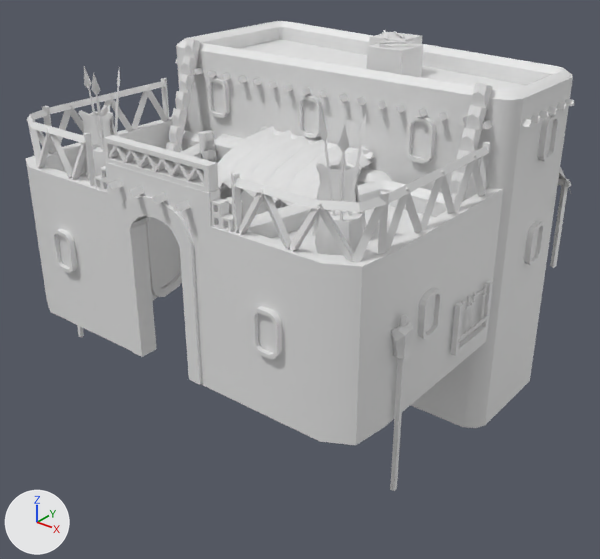
One commit to the COLLADA model art/meshes/structural/garamantes/barracks.dae: the scene before it, then after it.
Before and after are seen from a 50 mm camera at (21.8, -25.5, 16.8) aimed at (0.7, 0.9, 0.5). Every picture has the same lights, and +X, +Y and +Z are marked at lower left. The older version comes first. Vertices at exactly the same position are counted once.

Objects in the first picture: 'barracks'.
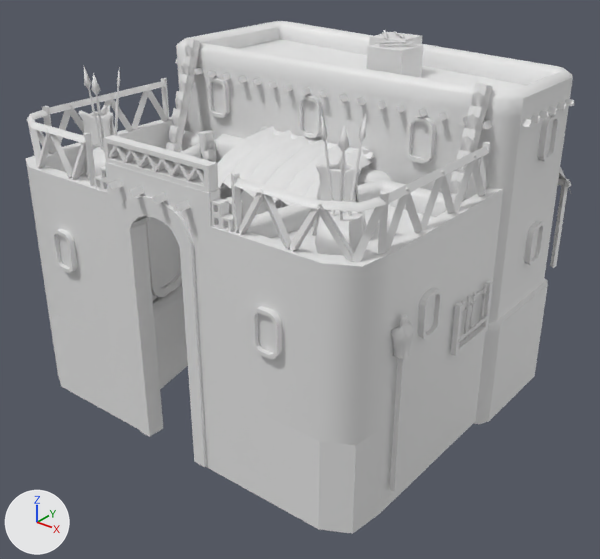
Scene script edits in JSON lines:
```json
{"block": "me_esfera_7962", "where": "# used by ob_barracks; location = (0.0, 0.0, 0.0)"}
{"op": "remove", "block": "me_esfera_7962", "code": "me_esfera_7962.from_pydata(...)  # 5390 vertices, 9286 faces; spans x -9.2..9.6, y -7.4..11.6, z -5.0..10.7"}
{"op": "add", "block": "me_esfera_7962", "code": "me_esfera_7962.from_pydata(...)  # 5512 vertices, 9482 faces; spans x -9.2..9.6, y -7.4..11.6, z -4.7..10.7"}
{"block": "me_esfera_7962", "change": "me_esfera_7962 part 1: the loose piece of 37 vertices spanning x -8.1..-3.1, y -6.4..2.1, z 0.0..5.8 is copied, and the copy is scaled about its middle by (0.886, 0.886, 0.714), then moved by (0.6, 0.2, -5.0); it spans x -7.2..-2.8, y -5.8..1.8, z -4.1..0.0"}
{"block": "me_esfera_7962", "change": "me_esfera_7962 part 2"}
{"block": "me_esfera_7962", "change": "4 vertices in x -8.4..-7.7, y 2.5..3.4, z 4.5 move by (-0.2, -0.1, -4.3)"}
{"block": "me_esfera_7962", "change": "4 vertices in x 8.3..9.3, y 2.5..3.3, z 4.5 move by (0.2, -0.1, -4.3)"}
{"block": "me_esfera_7962", "change": "4 vertices in x -8.4..-7.7, y 2.5..3.4, z 3.9 move by (-0.2, -0.1, -4.0)"}
{"block": "me_esfera_7962", "change": "4 vertices in x 8.3..9.3, y 2.5..3.3, z 3.9 move by (0.2, -0.1, -4.0)"}
{"block": "me_esfera_7962", "change": "3 vertices in x -8.3..-7.8, y 9.9..10.4, z 4.8 move by (-0.2, 0.1, -4.4)"}
{"block": "me_esfera_7962", "change": "53 vertices move from x -8.7..9.3, y 2.5..10.7, z -5.0..4.8 to x -8.8..9.5, y 2.4..10.8, z -4.6..0.4"}
{"block": "me_esfera_7962", "change": "42 new vertices lie (0.0, 0.0, -3.9) away from vertices in x -8.5..9.1, y -7.0..3.2, z -0.7..-0.5"}
{"block": "me_esfera_7962", "change": "6 new vertices lie (0.0, 0.0, -4.0) away from vertices in x -2.6..3.2, y 2.2..2.5, z -0.7"}
{"block": "me_esfera_7962", "change": "96 new faces join them"}
{"block": "me_esfera_7962", "change": "other edits to the shape of me_esfera_7962 do not show in these pictures"}
```

Pixel boxes [x1, y1, x2, y2] of what changed, in the pictures (600 x 559 px; the box of a moved part takes in the faces that stretch with it):
```json
{"object": "barracks", "change": "reshaped", "before": [26, 21, 574, 491], "after": [26, 21, 574, 534], "on screen": "9% taller"}
{"part": 1, "of": "me_esfera_7962", "change": "added", "after": [153, 283, 188, 389]}
{"part": 2, "of": "me_esfera_7962", "change": "moved or reshaped", "before": [411, 195, 555, 428], "after": [47, 278, 548, 534]}
```
